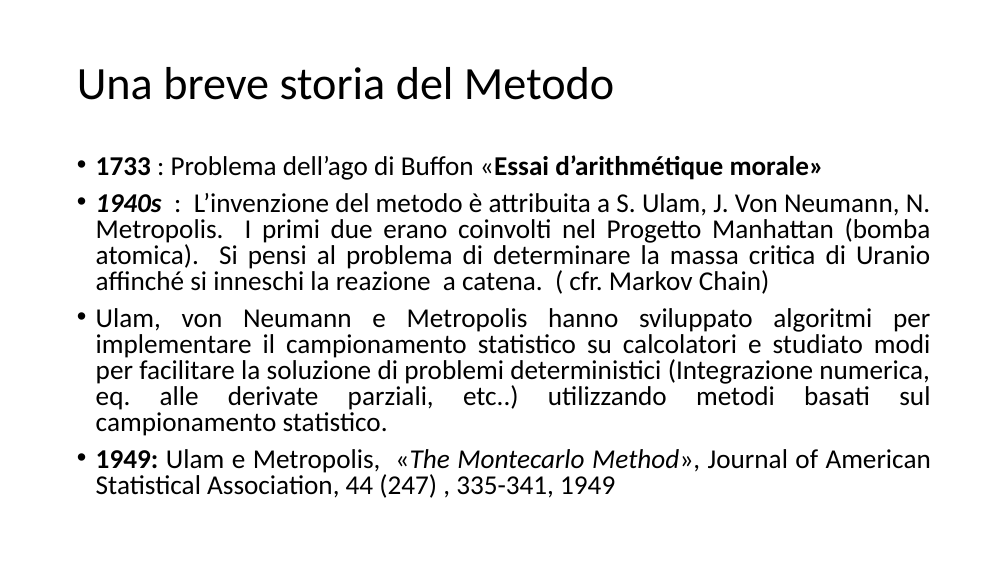
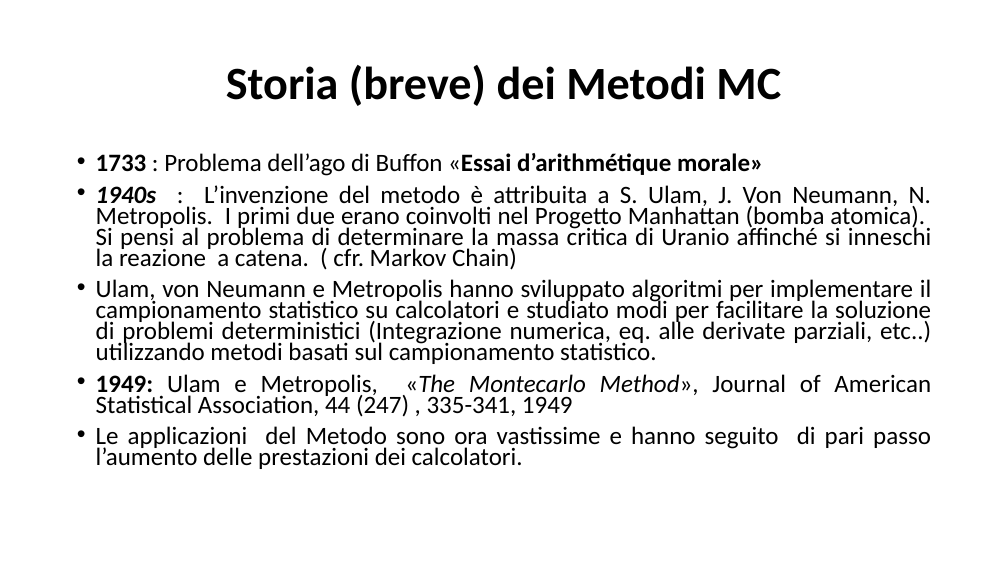
Before and after one commit to marcomonte94/Montecarlo, a slide deck: slide 6 of Slide Corso Metodi Montecarlo.pptx. Drawn at 1008x567 pixels with LibreOffice and Linux fonts; fonts in the diff are those of the drawing. Boxes give left, top, right and bottom in pixels: in the first picture for what was removed or moved away, otherwise in the second. Text is boxed around its words. In the diff, an @@ line names an element or a change of style, - is before the commit and + after.

```diff
--- a/Slide Corso Metodi Montecarlo.pptx
+++ b/Slide Corso Metodi Montecarlo.pptx
@@ title at bbox=[226, 65, 781, 106]: text changed; bold on @@
-Una breve storia del Metodo
+Storia (breve) dei Metodi MC
@@ text at bbox=[96, 153, 932, 417]: size 25.9 to 23.8 pt in "1733 : Problema dell’ago di Buffon «Essai ...", "1940s : L’invenzione del metodo è attribuita ...", "Ulam, von Neumann e Metropolis hanno sviluppato ...", "1949: Ulam e Metropolis, «The Montecarlo Method», ..."; line spacing 0.8 to 0.7 @@
@@ text at bbox=[96, 426, 931, 469]: paragraph added @@
+• Le applicazioni del Metodo sono ora vastissime e hanno seguito di pari passo l’aumento delle prestazioni dei calcolatori.
```
Also in this commit, not shown: 18 other slides changed, 16 slides added, 2 slides removed, 3 other files.
